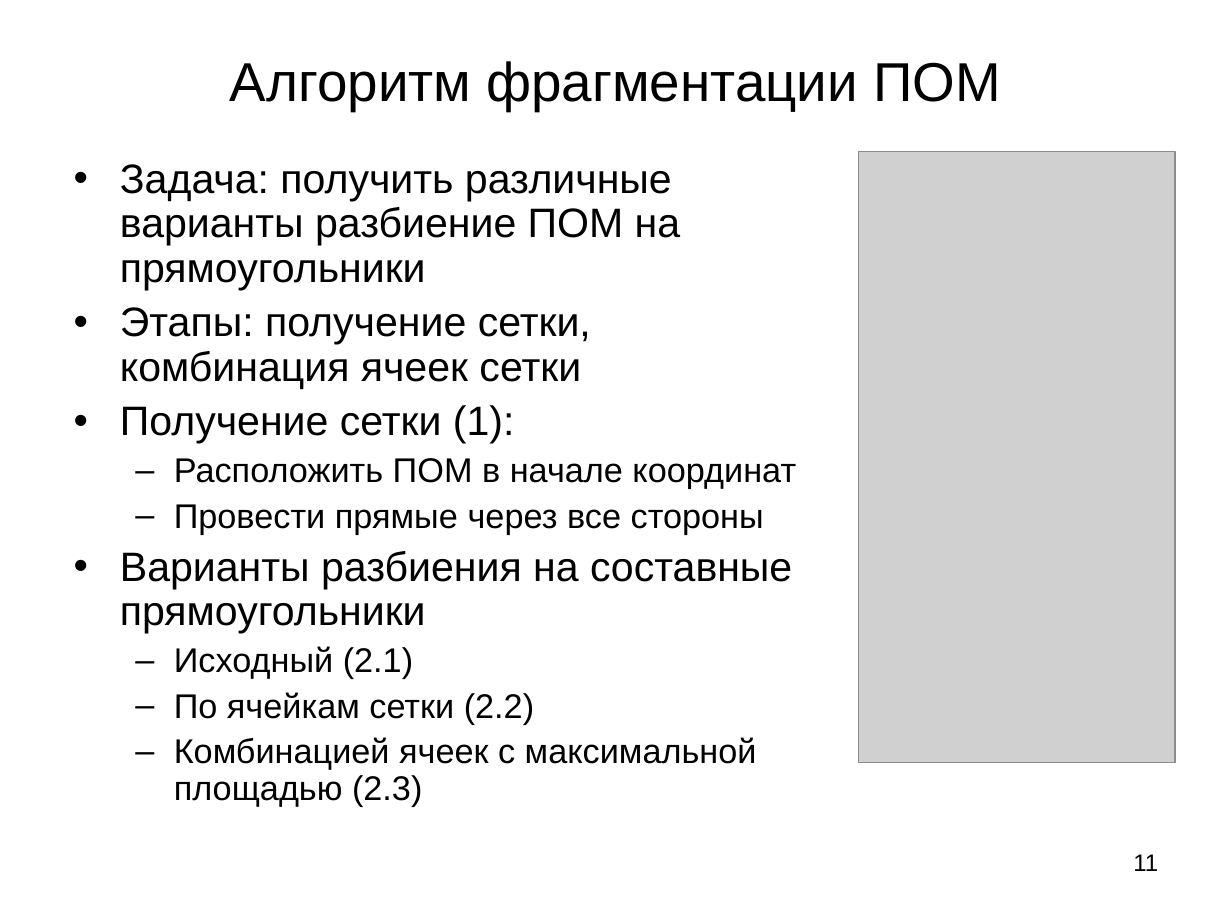
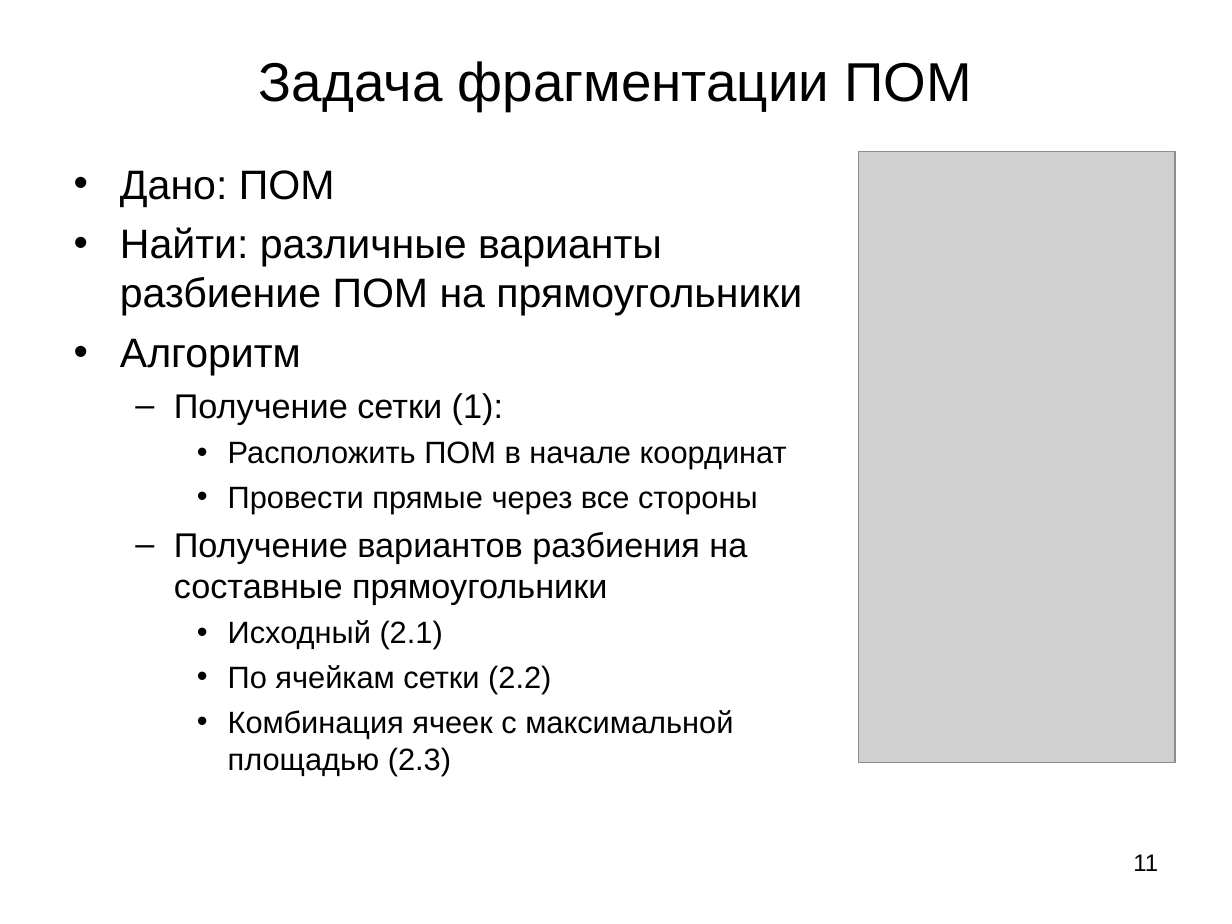
Before and after one commit to zingibertram/thesis-dissertation, a slide deck: slide 11 of Отчёт/Презентация.ppt. Drawn at 1232x924 pixels with LibreOffice and Linux fonts; fonts in the diff are those of the drawing; grey boxes stand for pictures. Boxes give left, top, right and bottom in pixels: in the first picture for what was removed or moved away, otherwise in the second. Text is boxed around its words. In the diff, an @@ line names an element or a change of style, - is before the commit and + after.

Commit message:
Финальный вариант презентации

```diff
--- a/Отчёт/Презентация.ppt
+++ b/Отчёт/Презентация.ppt
@@ title at <box>259,61,973,111</box>: text changed @@
-Алгоритм фрагментации ПОМ
+Задача фрагментации ПОМ
@@ text at <box>120,170,802,375</box>: text changed @@
-• Задача: получить различные варианты разбиение ПОМ на прямоугольники
-• Этапы: получение сетки, комбинация ячеек сетки
+• Дано: ПОМ
+• Найти: различные варианты разбиение ПОМ на прямоугольники
+• Алгоритм
@@ text at <box>174,393,787,694</box>: size 24 to 20 pt in "Получение сетки (1):"; size 20 to 18 pt in "Расположить ПОМ в начале координат", "Провести прямые через все стороны", "Исходный (2.1)", "По ячейкам сетки (2.2)"; bullet • to –; list level 1 to 2 in "Получение сетки (1):"; line spacing 0.9 to 1; bullet – to •; list level 2 to 3 in "Расположить ПОМ в начале координат"; list level 2 to 3 in "Провести прямые через все стороны"; list level 2 to 3 in "Исходный (2.1)"; list level 2 to 3 in "По ячейкам сетки (2.2)" @@
@@ text at <box>174,532,747,604</box>: text changed; size 24 to 20 pt @@
-• Варианты разбиения на составные прямоугольники
+  – Получение вариантов разбиения на составные прямоугольники
@@ text at <box>228,710,733,775</box>: text changed; size 20 to 18 pt @@
-  – Комбинацией ячеек с максимальной площадью (2.3)
+    • Комбинация ячеек с максимальной площадью (2.3)
```
Also in this commit, not shown: 4 other slides changed, 1 slide added, 1 slide removed, 14 other files.
